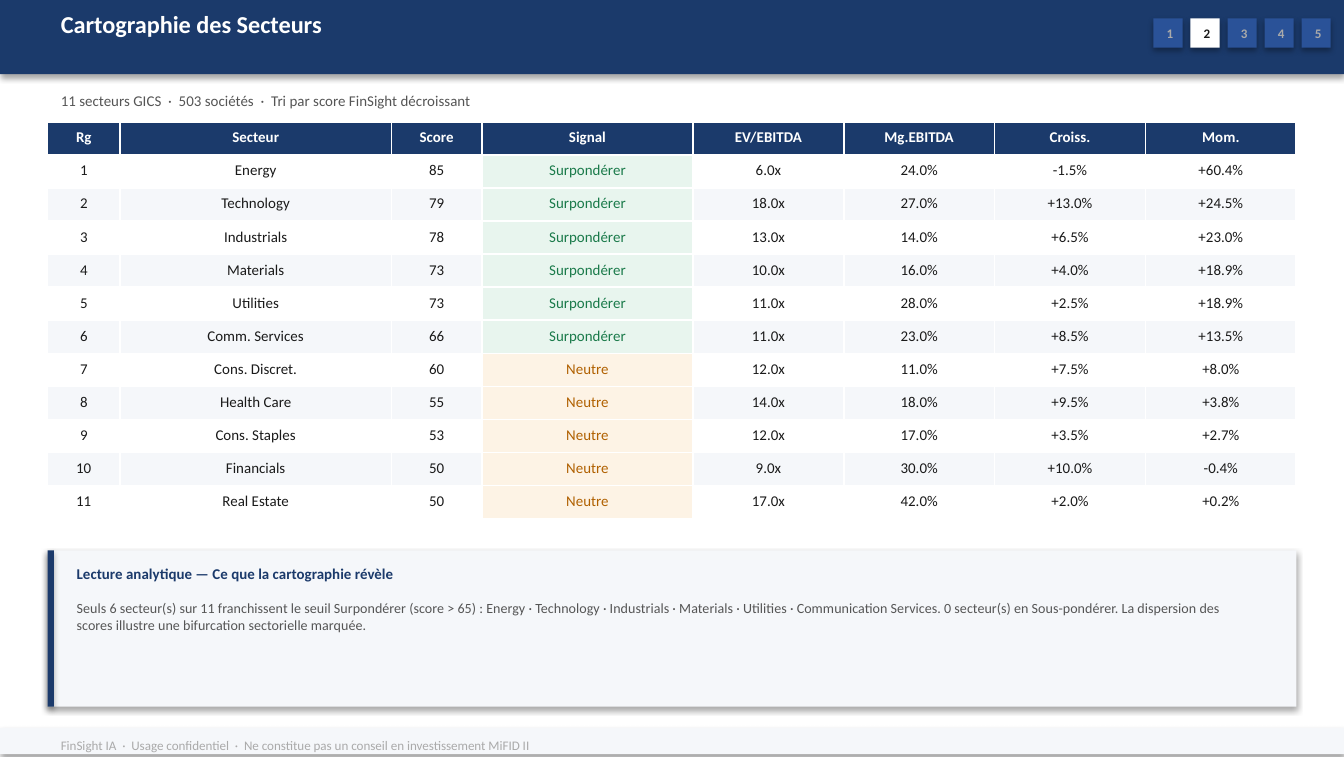
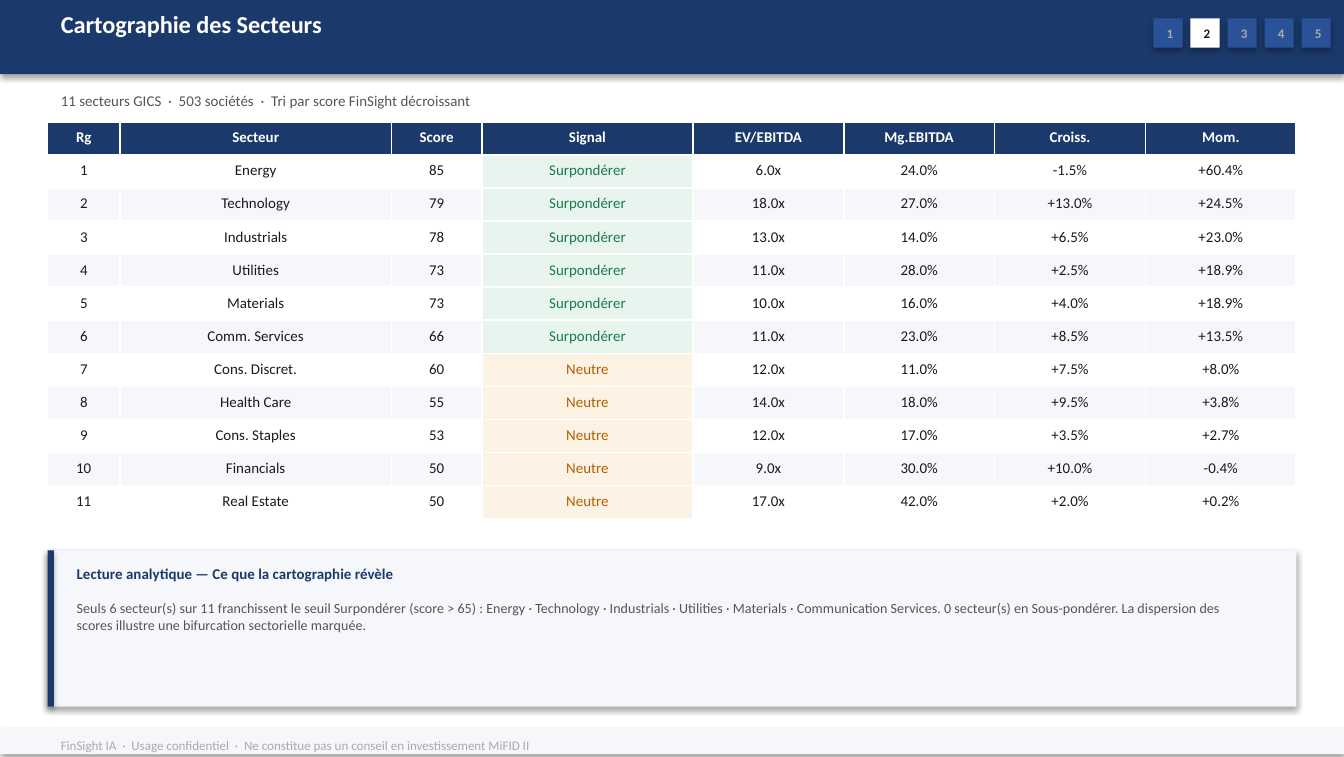
Before and after one commit to baptistejeh07-art/finsight-ia, a slide deck: slide 9 of preview/indice_SP_500/indice_SP_500.pptx. Drawn at 1344x757 pixels with LibreOffice and Linux fonts; fonts in the diff are those of the drawing. Boxes give left, top, right and bottom in pixels: in the first picture for what was removed or moved away, otherwise in the second. Text is boxed around its words. In the diff, an @@ line names an element or a change of style, - is before the commit and + after.

```diff
--- a/preview/indice_SP_500/indice_SP_500.pptx
+++ b/preview/indice_SP_500/indice_SP_500.pptx
@@ table at [47, 122, 1294, 519] @@
-row 5: 4 | Materials | 73 | Surpondérer | 10.0x | 16.0% | +4.0% | +18.9%
+row 5: 4 | Utilities | 73 | Surpondérer | 11.0x | 28.0% | +2.5% | +18.9%
-row 6: 5 | Utilities | 73 | Surpondérer | 11.0x | 28.0% | +2.5% | +18.9%
+row 6: 5 | Materials | 73 | Surpondérer | 10.0x | 16.0% | +4.0% | +18.9%
@@ text at [77, 603, 1220, 632]: text changed @@
-Seuls 6 secteur(s) sur 11 franchissent le seuil Surpondérer (score > 65) : Energy · Technology · Industrials · Materials · Utilities · Communication Services. 0 secteur(s) en Sous-pondérer. La dispersion des scores illustre une bifurcation sectorielle marquée.
+Seuls 6 secteur(s) sur 11 franchissent le seuil Surpondérer (score > 65) : Energy · Technology · Industrials · Utilities · Materials · Communication Services. 0 secteur(s) en Sous-pondérer. La dispersion des scores illustre une bifurcation sectorielle marquée.
```
Also in this commit, not shown: 4 other slides changed, 1 other file.
